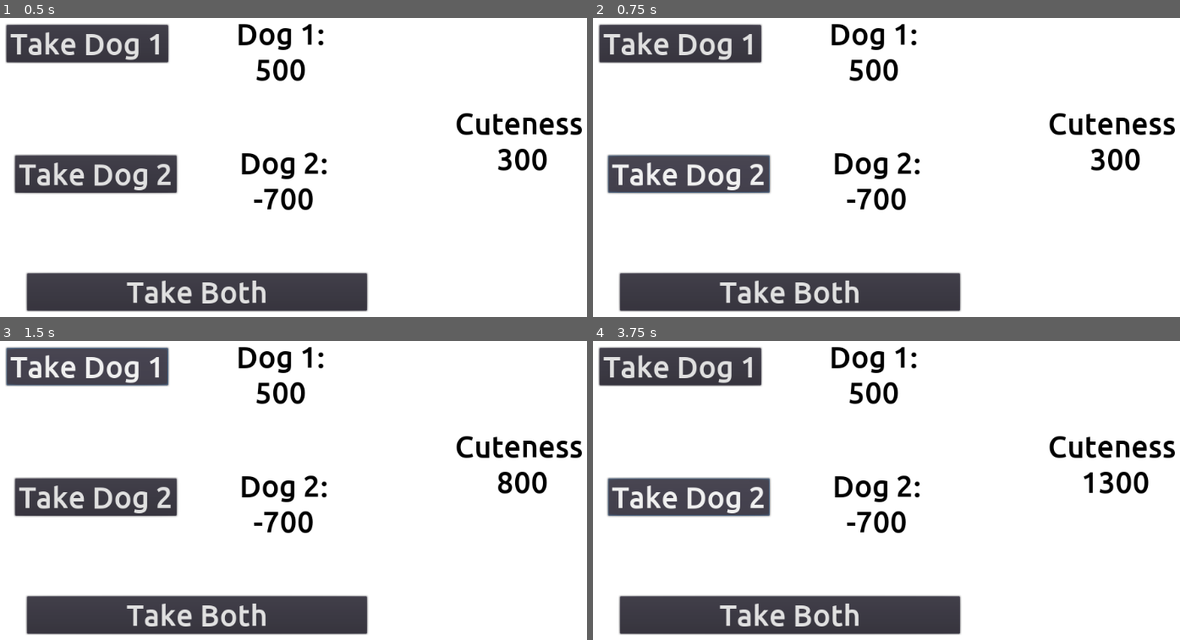
Above: before the commit, frames 1-4 (two rows, left to right).
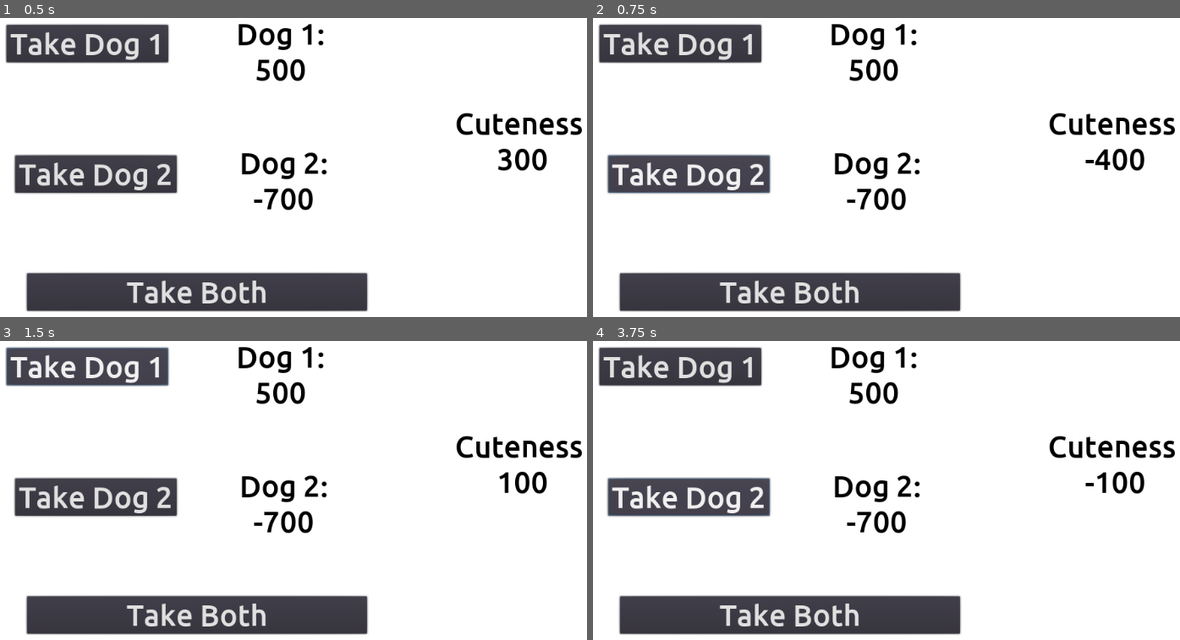
Above: after the commit, the same moments.

Repository: Harrison-Winters/Puppy_Paradise_Game_Jam
Game: Godot game, scene res://Main.tscn
The game is run twice, just before and just after one commit, with the same random seed, the same clock (stepped at 60 frames per second) and the same inputs.
Inputs:
- Up to frame 1 (0.5 s): no input
- Up to frame 2 (0.75 s): click "Take Dog 2" at 0.5 s
- Up to frame 3 (1.5 s): click "Take Dog 1" at 1.25 s
- Up to frame 4 (3.75 s): click "Take Both" at 2 s; click "Take Dog 1" at 2.75 s; click "Take Dog 2" at 3.5 s

Frame 1 is identical in both runs. In frame 2, 0.5% of the frame differs, in the area x 83-94%, y 43-52%; in frame 3, 0.1%; in frame 4, 0.6%, in the area x 83-95%, y 43-52%.

Commit message:
Button2 Prototype Working

Diff:
--- a/Dog2.gd
+++ b/Dog2.gd
@@ -1,6 +1,3 @@
 extends Node2D
 
 var cuteness = -700
-
-func _ready():
-	pass # Replace with function body.
--- a/Main.gd
+++ b/Main.gd
@@ -9,5 +9,10 @@
 func _on_1Button_pressed():
 	store_cute = store_cute + $Dog1.cuteness
 
+
+func _on_2Button_pressed():
+	store_cute = store_cute + $Dog2.cuteness
+
+
 func _process(delta):
 	$GUI/CurrCute.text = "Cuteness \n" + str(store_cute)
--- a/Main.tscn
+++ b/Main.tscn
@@ -93,3 +93,4 @@
 script = ExtResource( 4 )
 
 [connection signal="pressed" from="GUI/1Button" to="." method="_on_1Button_pressed"]
+[connection signal="pressed" from="GUI/2Button" to="." method="_on_2Button_pressed"]
